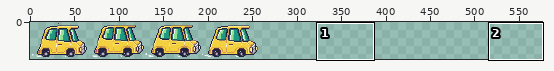
A sprite sheet gets an edit: Assets/Sprites/car_yellow_64_32.png. Above: a wide view before the commit, with the close-up outlined.
Close-up. Earlier state:
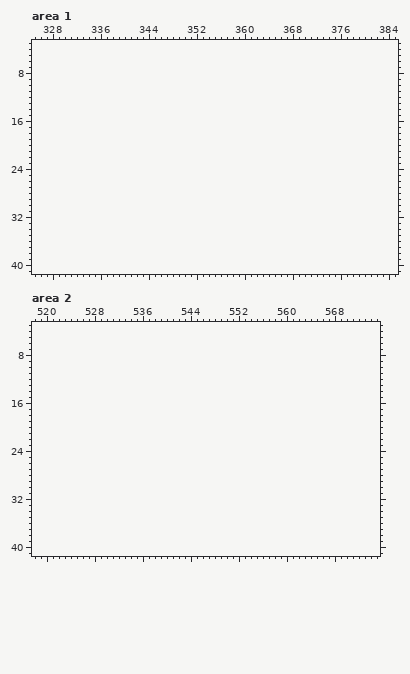
The file is 256x42 pixels. Shown: area 1: x 325..385, y 3..41; area 2: x 518..575, y 3..41. The old version is drawn lined up with the new one, on the new canvas. The commit also changed other parts of the picture, which this record leaves out.
Palette (. is transparent): 
New version:
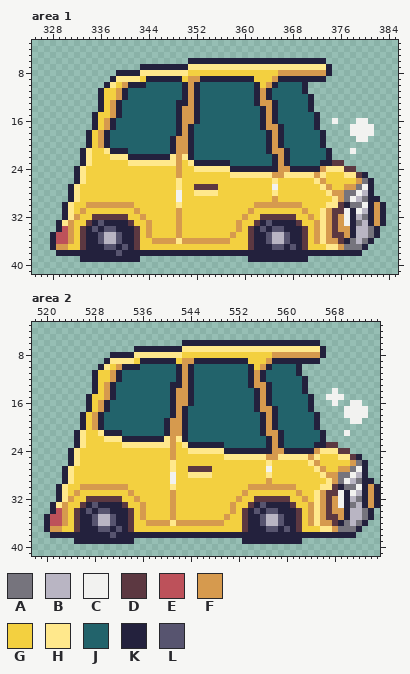
Colours new in this view: A #76747d  B #b9b5c3  C #f2f2f0  D #5c3841  E #bd515a  F #d69a4e  G #f3d040  H #ffe88c  J #22636b  K #23213d  L #57546f
From old to new:
canvas 256x42 -> 576x42
Area 1:
y 6: x 351..373 ....................... -> KKKKKKKKKKKKKKKKKKKKKKK
y 7: x 343..374 ................................ -> KKKKKKKKHHHHHHHHHHHHHHHHHHHHHHHK
y 8: x 339..374 .................................... -> KKKKHHHHHHHHGGGGGGGGGGGGGGGFFFFFFFFK
y 9: x 338..373 .................................... -> KHHHHGKKKKKKGFFKKKKKKKKKGGGFKKKKKKKK
y 10: x 337..370 .................................. -> KHGFKKKJJJJJJKFKJJJJJJJJJKGFKJJJJK
y 11: x 336..370 ................................... -> KGGFKJJJJJJJJJKFKJJJJJJJJJKFKJJJJJK
y 12: x 336..371 .................................... -> KGGFKJJJJJJJJJKFKJJJJJJJJJKFKJJJJJJK
y 13: x 336..371 .................................... -> KGFKJJJJJJJJJKKFKJJJJJJJJJKFFKJJJJJK
y 14: x 336..371 .................................... -> KGFKJJJJJJJJJKFFKJJJJJJJJJJKFKJJJJJK
y 15: x 335..372 ...................................... -> KGGFKJJJJJJJJJKFFKJJJJJJJJJJKFKJJJJJJK
y 16: x 335..372 ...................................... -> KGFKJJJJJJJJJJKFFKJJJJJJJJJJKFKJJJJJJK; x 375 . -> C; x 379..380 .. -> CC
y 17: x 335..372 ...................................... -> KGFKJJJJJJJJJJKFKJJJJJJJJJJJKFFKJJJJJK; x 378..381 .... -> CCCC
y 18: x 334..373 ........................................ -> KGFKJJJJJJJJJJJKFKJJJJJJJJJJJJKFKJJJJJJK; x 378..381 .... -> CCCC
y 19: x 334..373 ........................................ -> KGFKJJJJJJJJJJKFFKJJJJJJJJJJJJKFKJJJJJJK; x 379..380 .. -> CC
y 20: x 334..373 ........................................ -> KGFKJJJJJJJJJJKFFKJJJJJJJJJJJJKFKJJJJJJK
y 21: x 333..374 .......................................... -> KHGGHKKKJJJJJJJKFFKJJJJJJJJJJJJKFFKJJJJJJK; x 378 . -> C
y 22: x 333..374 .......................................... -> KHGGGHHHKKKKKKKHFHKJJJJJJJJJJJJJKFKJJJJJJK
y 23: x 333..376 ............................................ -> KHGGGGGGHHHHHHHHFGHKKKKKKJJJJJJJKFKJJJJJKKDD
y 24: x 332..378 ............................................... -> KHGGGGGGGGGGGGGGGFGGHHHHHHKKKKKKKKFFKKKKKFHHHDD
y 25: x 332..380 ................................................. -> KHGGGGGGGGGGGGGGGFGGGGGGGGHHHHHHHFFHHHHHFHGGGHHDK
y 26: x 332..381 .................................................. -> KHGGGGGGGGGGGGGGGHGGGGGGGGGGGGGGGHGGGGGGHFGGGGGFAK
y 27: x 331..381 ................................................... -> KHGGGGGGGGGGGGGGGGHGGDDDDGGGGGGGGGCGGGGGGGHFGGFFACK
y 28: x 331..381 ................................................... -> KHGGGGGGGGGGGGGGGGCGGHHHHGGGGGGGGGHGGGGGGGGHFFAACBK
y 29: x 331..382 .................................................... -> KHGGGGGGGGGGGGGGGGCGGGGGGGGGGGGGGGFGGGGGGGGGHFACBAKK
y 30: x 330..383 ...................................................... -> KHGGFFFFFFFFGGGGGGGHGGGGGGGGGGGGFFFFFFFFGGGGHHDKAACKFK
y 31: x 330..383 ...................................................... -> KHGFGGGGGGGGFGGGGGGFGGGGGGGGGGGFGGGGGGGGFGGHFDDCKCBKFK
y 32: x 330..383 ...................................................... -> KHFGGDDDDDDGGFGGGGGFGGGGGGGGGGFGGDDDDDDGGFGHFDFCKBAKFK
y 33: x 329..383 ....................................................... -> KHFGGDKLKKKKDGGFGGGGFGGGGGGGGGFGGDKLKKKKDGGFHFDFCKABKFK
y 34: x 329..382 ...................................................... -> KEFGDKLKLLKKKDGFGGGGFGGGGGGGGGFGDKLKLLKKKDGFHFDFFKBBAK
y 35: x 328..382 ....................................................... -> KEEFGDKKLBBLKKDGFGGGGFGGGGGGGGFGGDKKLBBLKKDGFHFDDFKBBAK
y 36: x 328..381 ...................................................... -> KEEFGDKKLBBLKKDGGFFFFHFFFFFFFFGGGDKKLBBLKKDGFHFFDKABAK
y 37: x 328..380 ..................................................... -> KFFGGDKKKLLKLKDGGGGGGGGGGGGGGGGGGDKKKLLKLKDGGGHHFAAAK
y 38: x 329..379 ................................................... -> KKKKKKKKKKLKKKKKKKKKKKKKKKKKKKKKKKKKKKKKKKKKKKKKKKK
y 39: x 333..342 .......... -> KKKKKKKKKK; x 361..370 .......... -> KKKKKKKKKK
Area 2:
y 6: x 543..565 ....................... -> KKKKKKKKKKKKKKKKKKKKKKK
y 7: x 535..566 ................................ -> KKKKKKKKHHHHHHHHHHHHHHHHHHHHHHHK
y 8: x 531..566 .................................... -> KKKKHHHHHHHHGGGGGGGGGGGGGGGFFFFFFFFK
y 9: x 530..565 .................................... -> KHHHHGKKKKKKGFFKKKKKKKKKGGGFKKKKKKKK
y 10: x 529..562 .................................. -> KHGFKKKJJJJJJKFKJJJJJJJJJKGFKJJJJK
y 11: x 528..562 ................................... -> KGGFKJJJJJJJJJKFKJJJJJJJJJKFKJJJJJK
y 12: x 528..563 .................................... -> KGGFKJJJJJJJJJKFKJJJJJJJJJKFKJJJJJJK
y 13: x 528..563 .................................... -> KGFKJJJJJJJJJKKFKJJJJJJJJJKFFKJJJJJK
y 14: x 528..563 .................................... -> KGFKJJJJJJJJJKFFKJJJJJJJJJJKFKJJJJJK; x 568 . -> C
y 15: x 527..564 ...................................... -> KGGFKJJJJJJJJJKFFKJJJJJJJJJJKFKJJJJJJK; x 567..569 ... -> CCC
y 16: x 527..564 ...................................... -> KGFKJJJJJJJJJJKFFKJJJJJJJJJJKFKJJJJJJK; x 568 . -> C; x 571..572 .. -> CC
y 17: x 527..564 ...................................... -> KGFKJJJJJJJJJJKFKJJJJJJJJJJJKFFKJJJJJK; x 570..573 .... -> CCCC
y 18: x 526..565 ........................................ -> KGFKJJJJJJJJJJJKFKJJJJJJJJJJJJKFKJJJJJJK; x 570..573 .... -> CCCC
y 19: x 526..565 ........................................ -> KGFKJJJJJJJJJJKFFKJJJJJJJJJJJJKFKJJJJJJK; x 571..572 .. -> CC
y 20: x 526..565 ........................................ -> KGFKJJJJJJJJJJKFFKJJJJJJJJJJJJKFKJJJJJJK
y 21: x 525..566 .......................................... -> KHGGHKKKJJJJJJJKFFKJJJJJJJJJJJJKFFKJJJJJJK; x 570 . -> C
y 22: x 525..566 .......................................... -> KHGGGHHHKKKKKKKHFHKJJJJJJJJJJJJJKFKJJJJJJK
y 23: x 525..568 ............................................ -> KHGGGGGGHHHHHHHHFGHKKKKKKJJJJJJJKFKJJJJJKKDD
y 24: x 524..570 ............................................... -> KHGGGGGGGGGGGGGGGFGGHHHHHHKKKKKKKKFFKKKKKFHHHDD
y 25: x 524..572 ................................................. -> KHGGGGGGGGGGGGGGGFGGGGGGGGHHHHHHHFFHHHHHFHGGGHHDK
y 26: x 524..573 .................................................. -> KHGGGGGGGGGGGGGGGHGGGGGGGGGGGGGGGHGGGGGGHFGGGGGFAK
y 27: x 523..573 ................................................... -> KHGGGGGGGGGGGGGGGGHGGDDDDGGGGGGGGGCGGGGGGGHFGGFFACK
y 28: x 523..573 ................................................... -> KHGGGGGGGGGGGGGGGGCGGHHHHGGGGGGGGGHGGGGGGGGHFFAACBK
y 29: x 523..574 .................................................... -> KHGGGGGGGGGGGGGGGGCGGGGGGGGGGGGGGGFGGGGGGGGGHFACBAKK
y 30: x 522..575 ...................................................... -> KHGGFFFFFFFFGGGGGGGHGGGGGGGGGGGGFFFFFFFFGGGGHHDKAACKFK
y 31: x 522..575 ...................................................... -> KHGFGGGGGGGGFGGGGGGFGGGGGGGGGGGFGGGGGGGGFGGHFDDCKCBKFK
y 32: x 522..575 ...................................................... -> KHFGGDDDDDDGGFGGGGGFGGGGGGGGGGFGGDDDDDDGGFGHFDFCKBAKFK
y 33: x 521..575 ....................................................... -> KHFGGDKLKKKKDGGFGGGGFGGGGGGGGGFGGDKLKKKKDGGFHFDFCKABKFK
y 34: x 521..574 ...................................................... -> KEFGDKLKLLKKKDGFGGGGFGGGGGGGGGFGDKLKLLKKKDGFHFDFFKBBAK
y 35: x 520..574 ....................................................... -> KEEFGDKKLBBLKKDGFGGGGFGGGGGGGGFGGDKKLBBLKKDGFHFDDFKBBAK
y 36: x 520..573 ...................................................... -> KEEFGDKKLBBLKKDGGFFFFHFFFFFFFFGGGDKKLBBLKKDGFHFFDKABAK
y 37: x 520..572 ..................................................... -> KFFGGDKKKLLKLKDGGGGGGGGGGGGGGGGGGDKKKLLKLKDGGGHHFAAAK
y 38: x 521..571 ................................................... -> KKKKKKKKKKLKKKKKKKKKKKKKKKKKKKKKKKKKKKKKKKKKKKKKKKK
y 39: x 525..534 .......... -> KKKKKKKKKK; x 553..562 .......... -> KKKKKKKKKK
Changed places in both close-ups, as pixel boxes (x1, y1, x2, y2):
added: (50, 58, 386, 262)
added: (44, 340, 380, 544)
